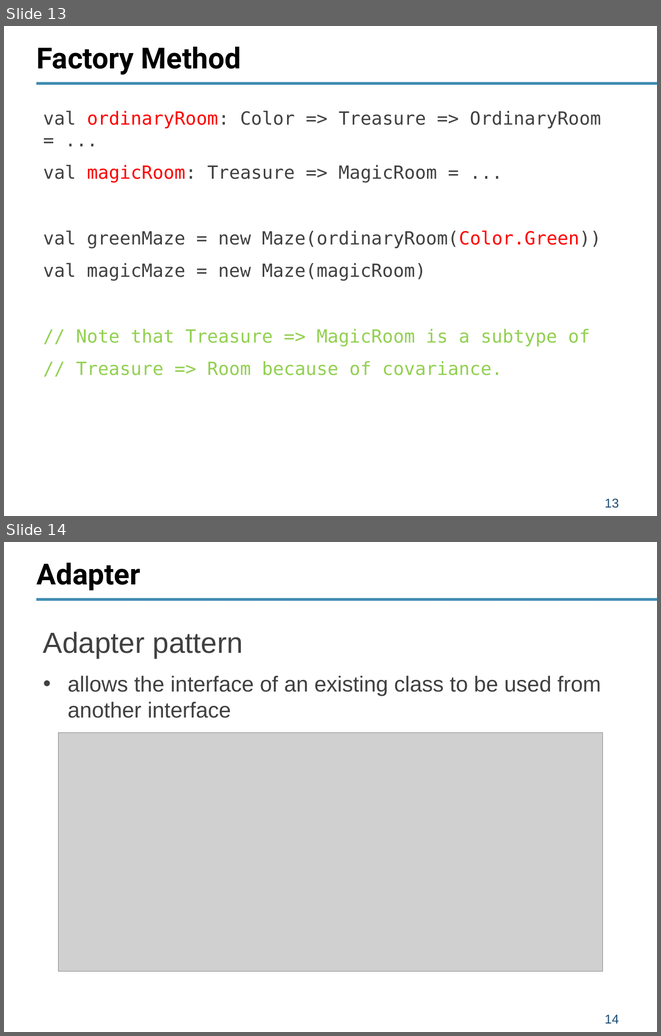
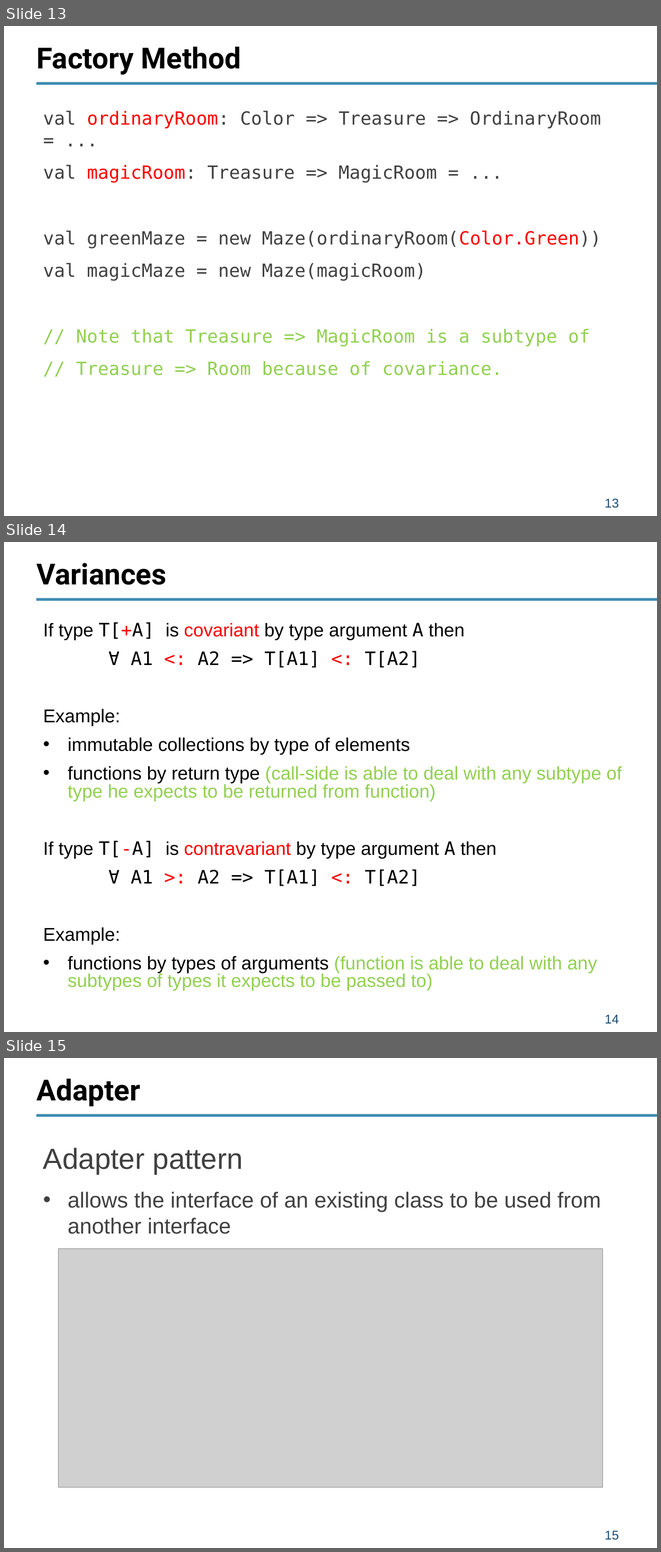
Before and after one commit to Vitaliy-Savkin/scala_patterns, a slide deck: presentations/Object-Functional patterns in Scala.pptx. Shown one above the other, each under a label of ours: slides 13 and 14 before the commit, slides 13, 14 and 15 after it. The pictures are 661x1036 and 661x1552 pixels, drawn with LibreOffice and Linux fonts; fonts in the diff are those of the drawing; grey boxes stand for pictures. Boxes give left, top, right and bottom in pixels: in the first picture for what was removed or moved away, otherwise in the second. Text is boxed around its words. In the diff, an @@ line names an element or a change of style, - is before the commit and + after.

Commit message:
Variance + fixed

```diff
--- a/presentations/Object-Functional patterns in Scala.pptx
+++ b/presentations/Object-Functional patterns in Scala.pptx
@@ slide 14 added at (4, 542, 657, 1032), background #FFFFFF @@
@@ title added at (37, 562, 657, 601), fill gradient #006699 to #FFFFFF, 32 pt, text #000000, bold @@
+Variances
@@ text added at (43, 622, 622, 990), 20.4 pt, text #000000 @@
+If type T[+A] is covariant by type argument A then
+∀ A1 <: A2 => T[A1] <: T[A2]
+Example:
+• immutable collections by type of elements
+• functions by return type (call-side is able to deal with any subtype of type he expects to be returned from function)
+If type T[-A] is contravariant by type argument A then
+∀ A1 >: A2 => T[A1] <: T[A2]
+Example:
+• functions by types of arguments (function is able to deal with any subtypes of types it expects to be passed to)
@@ page number added at (604, 1014, 619, 1023), 14 pt, text #194A73 @@
+14
@@ what was slide 14 is now slide 15 @@
@@ page number at (604, 1530, 619, 1540): text changed @@
-14
+15
```
Also in this commit, not shown: 4 slides changed, 2 other files.
